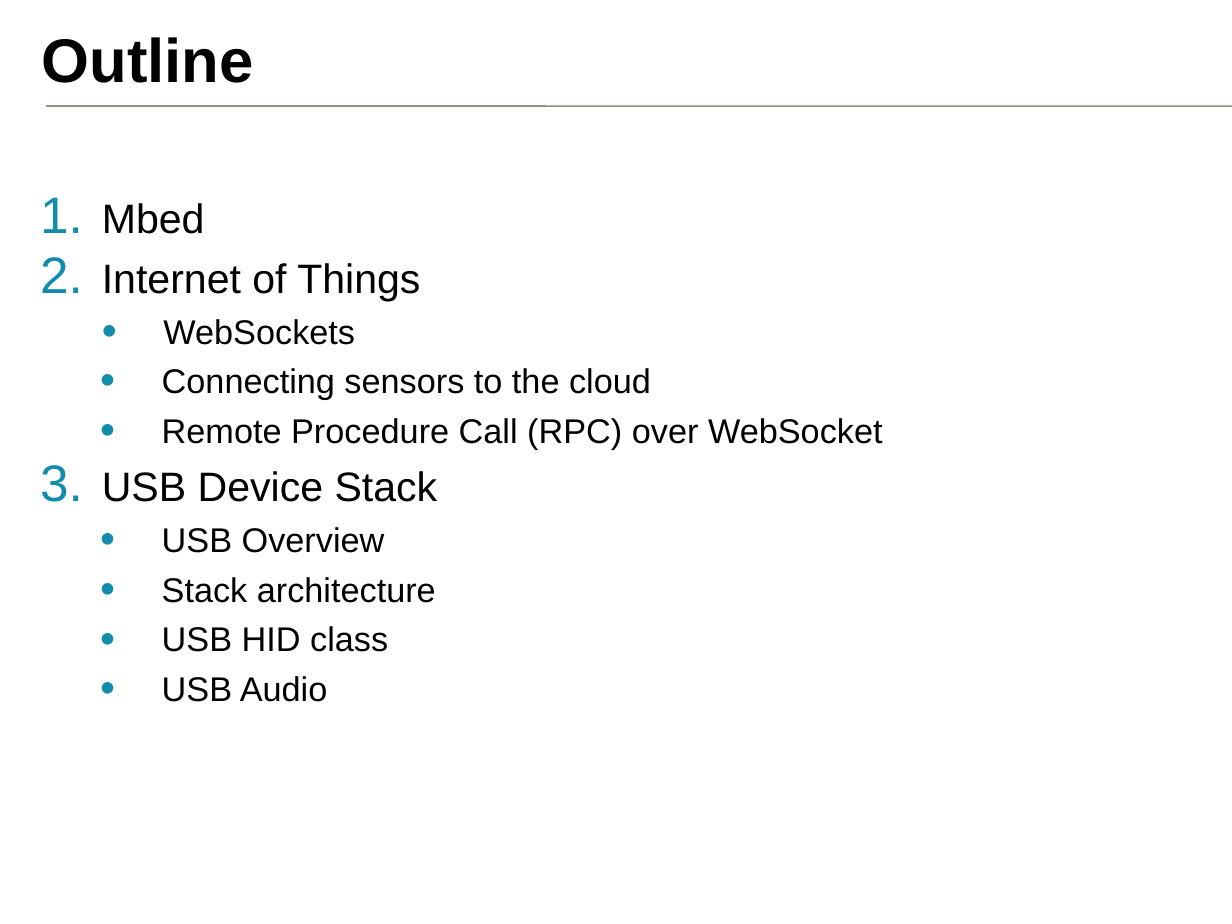
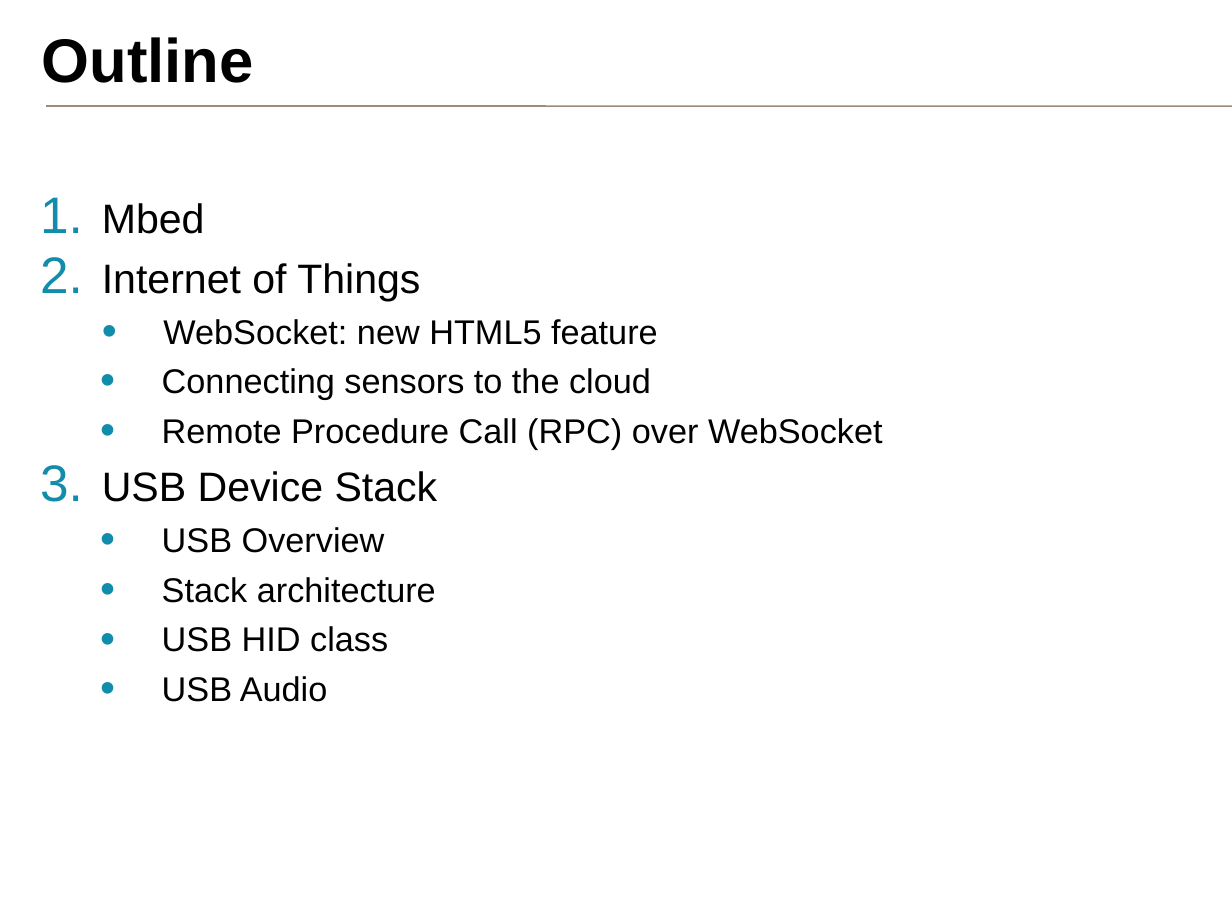
Before and after one commit to samux/ARM-internship-report, a slide deck: slide 2 of presentation_en/pres.pptx. Drawn at 1232x924 pixels with LibreOffice and Linux fonts; fonts in the diff are those of the drawing; background and template pictures are left out. Boxes give left, top, right and bottom in pixels: in the first picture for what was removed or moved away, otherwise in the second. Text is boxed around its words. In the diff, an @@ line names an element or a change of style, - is before the commit and + after.

```diff
--- a/presentation_en/pres.pptx
+++ b/presentation_en/pres.pptx
@@ text at <box>163,319,658,345</box>: text changed @@
-  • WebSockets
+  • WebSocket: new HTML5 feature
```
Also in this commit, not shown: 7 other slides changed, 7 other files.
